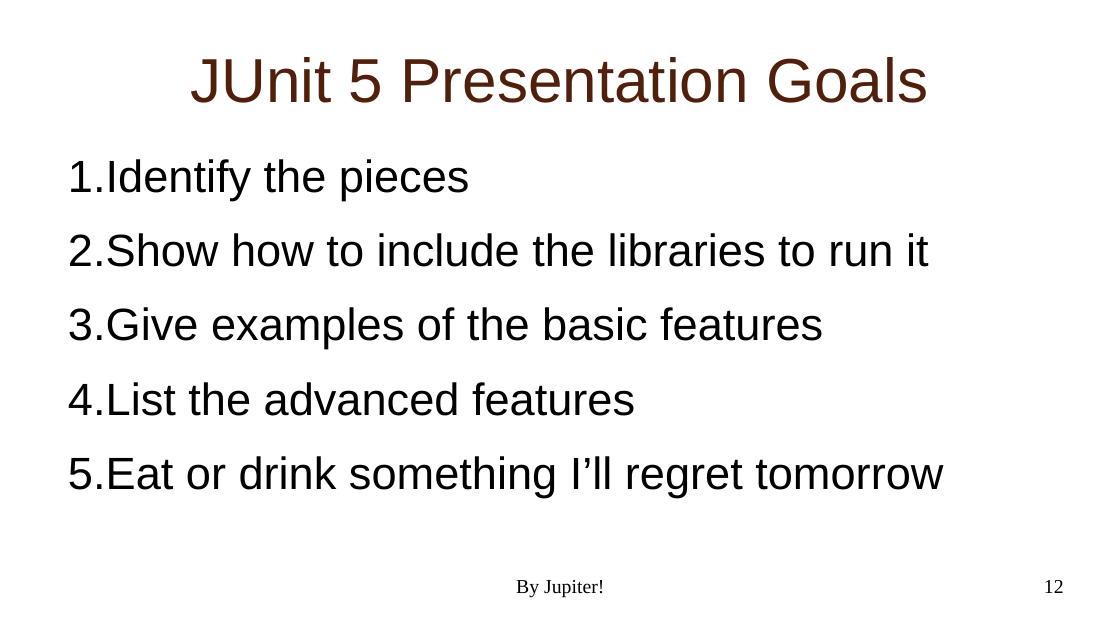
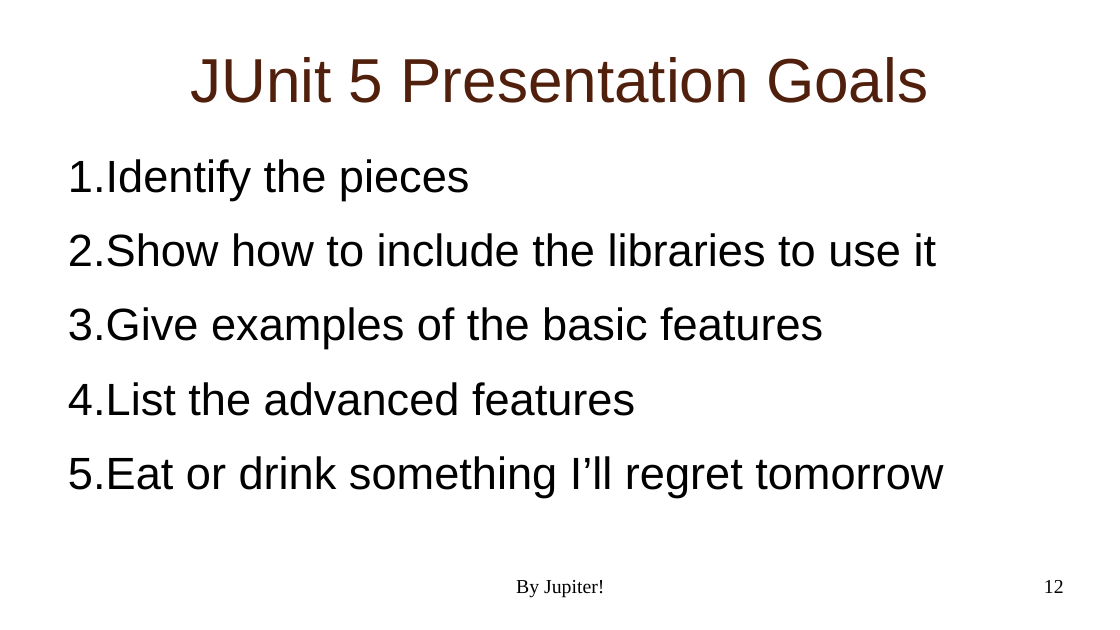
Before and after one commit to NextPoorSlob/JUnit5-Presentation-Sample-Code, a slide deck: slide 12 of ByJupiter.odp. Drawn at 1120x630 pixels with LibreOffice and Linux fonts; fonts in the diff are those of the drawing; background and template pictures are left out. Boxes give left, top, right and bottom in pixels: in the first picture for what was removed or moved away, otherwise in the second. Text is boxed around its words. In the diff, an @@ line names an element or a change of style, - is before the commit and + after.

```diff
--- a/ByJupiter.odp
+++ b/ByJupiter.odp
@@ text at box(68, 233, 937, 267): text changed @@
-2. Show how to include the libraries to run it
+2. Show how to include the libraries to use it
```
Also in this commit, not shown: 3 other slides changed, 19 slides added, 1 other file.
